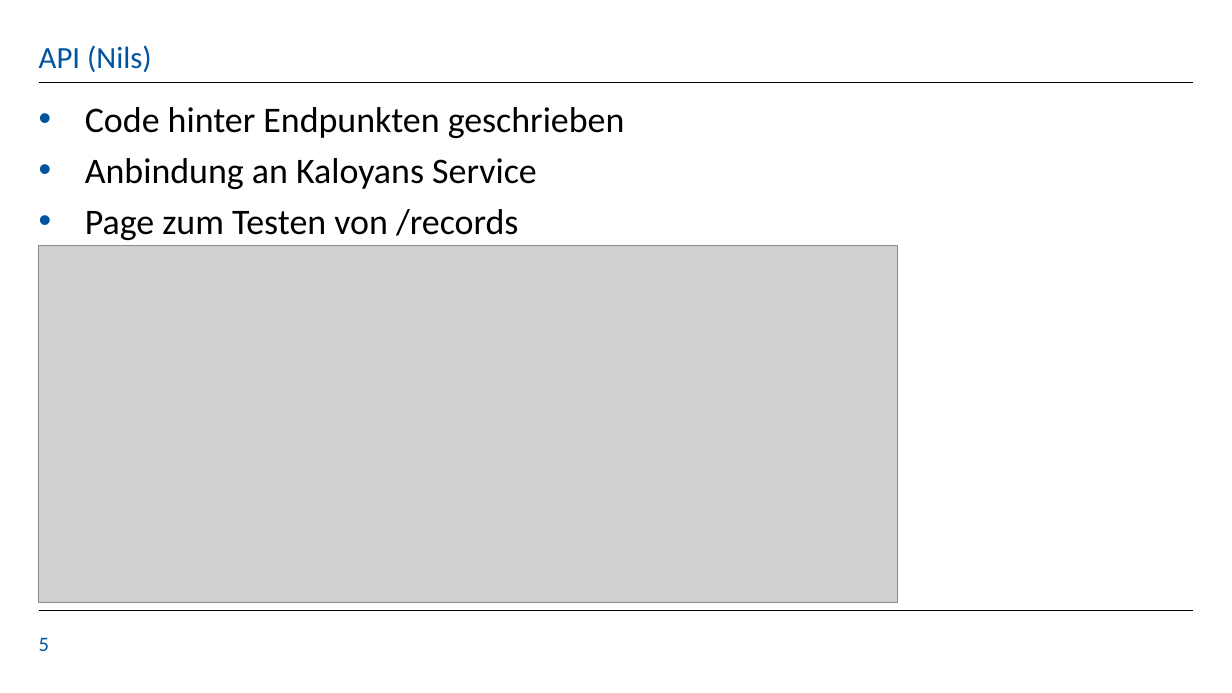
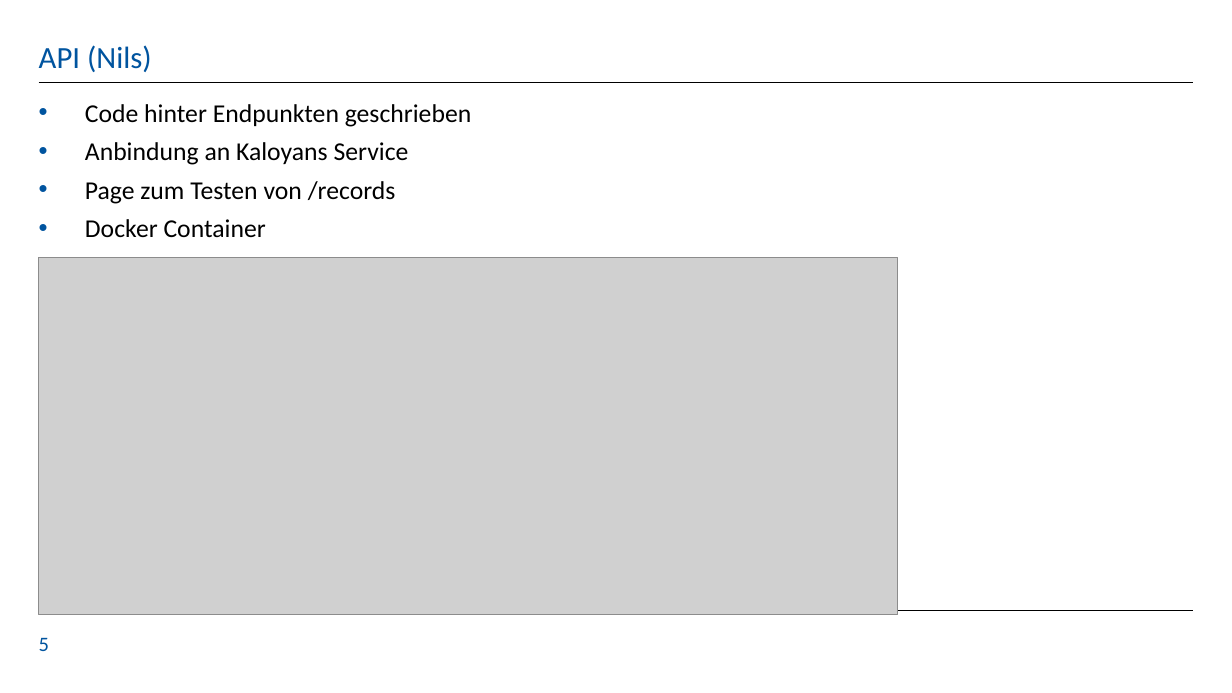
Before and after one commit to KaloyanT/gdis_test_suite, a slide deck: slide 5 of orga/Sprint_3_Presentation.pptx. Drawn at 1232x693 pixels with LibreOffice and Linux fonts; fonts in the diff are those of the drawing; grey boxes stand for pictures; background and template pictures are left out. Boxes give left, top, right and bottom in pixels: in the first picture for what was removed or moved away, otherwise in the second. Text is boxed around its words. In the diff, an @@ line names an element or a change of style, - is before the commit and + after.

```diff
--- a/orga/Sprint_3_Presentation.pptx
+++ b/orga/Sprint_3_Presentation.pptx
@@ text at [85,104,471,204]: size 28 to 20 pt in "Code hinter Endpunkten geschrieben", "Anbindung an Kaloyans Service", "Page zum Testen von /records" @@
@@ text at [85,219,266,237]: paragraph added @@
+• Docker Container
@@ picture: place and size @@
-picture at [39,246,898,604]
+picture at [39,258,898,616]
```
Also in this commit, not shown: 1 other slide changed, 1 other file.
